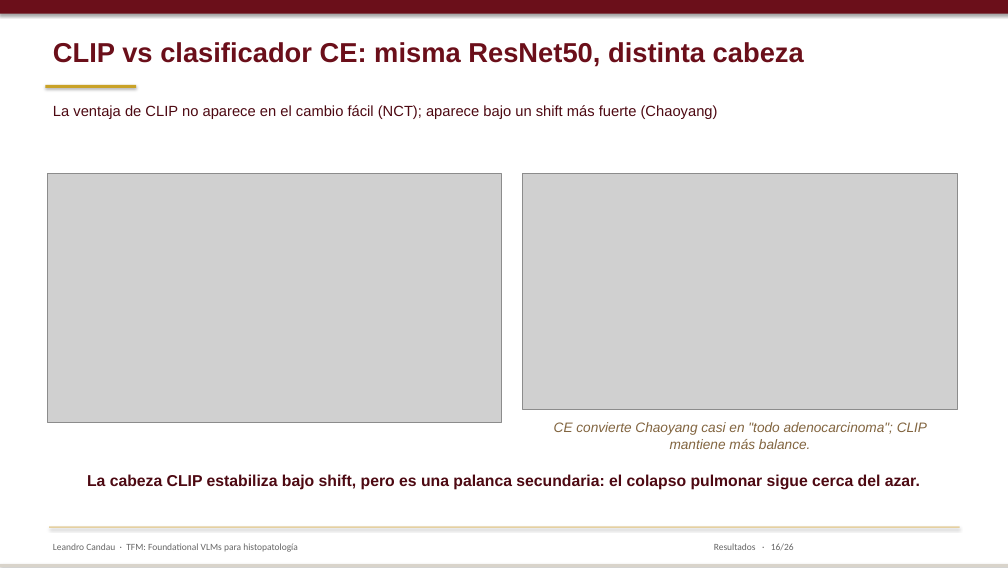
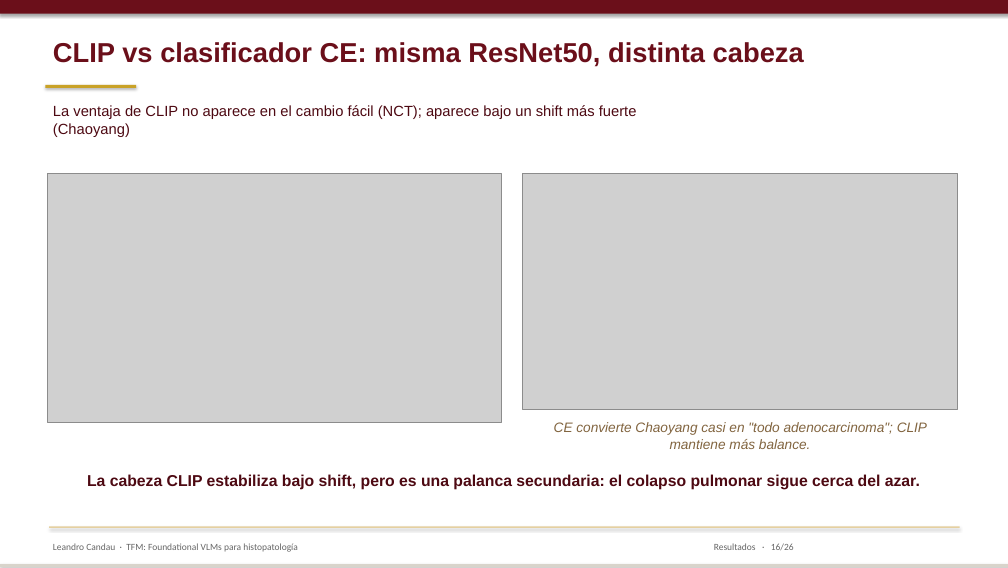
Before and after one commit to lcandau/histopathology-clip-lab, a slide deck: slide 16 of report/TFM_defense.pptx. Drawn at 1008x568 pixels with LibreOffice and Linux fonts; fonts in the diff are those of the drawing; grey boxes stand for pictures. Boxes give left, top, right and bottom in pixels: in the first picture for what was removed or moved away, otherwise in the second. Text is boxed around its words. In the diff, an @@ line names an element or a change of style, - is before the commit and + after.

```diff
--- a/report/TFM_defense.pptx
+++ b/report/TFM_defense.pptx
@@ text "La ventaja de CLIP no ..." rewrapped from (x1=53, y1=105, x2=718, y2=119) to (x1=53, y1=105, x2=637, y2=137) @@
```
Also in this commit, not shown: 28 other slides changed.
